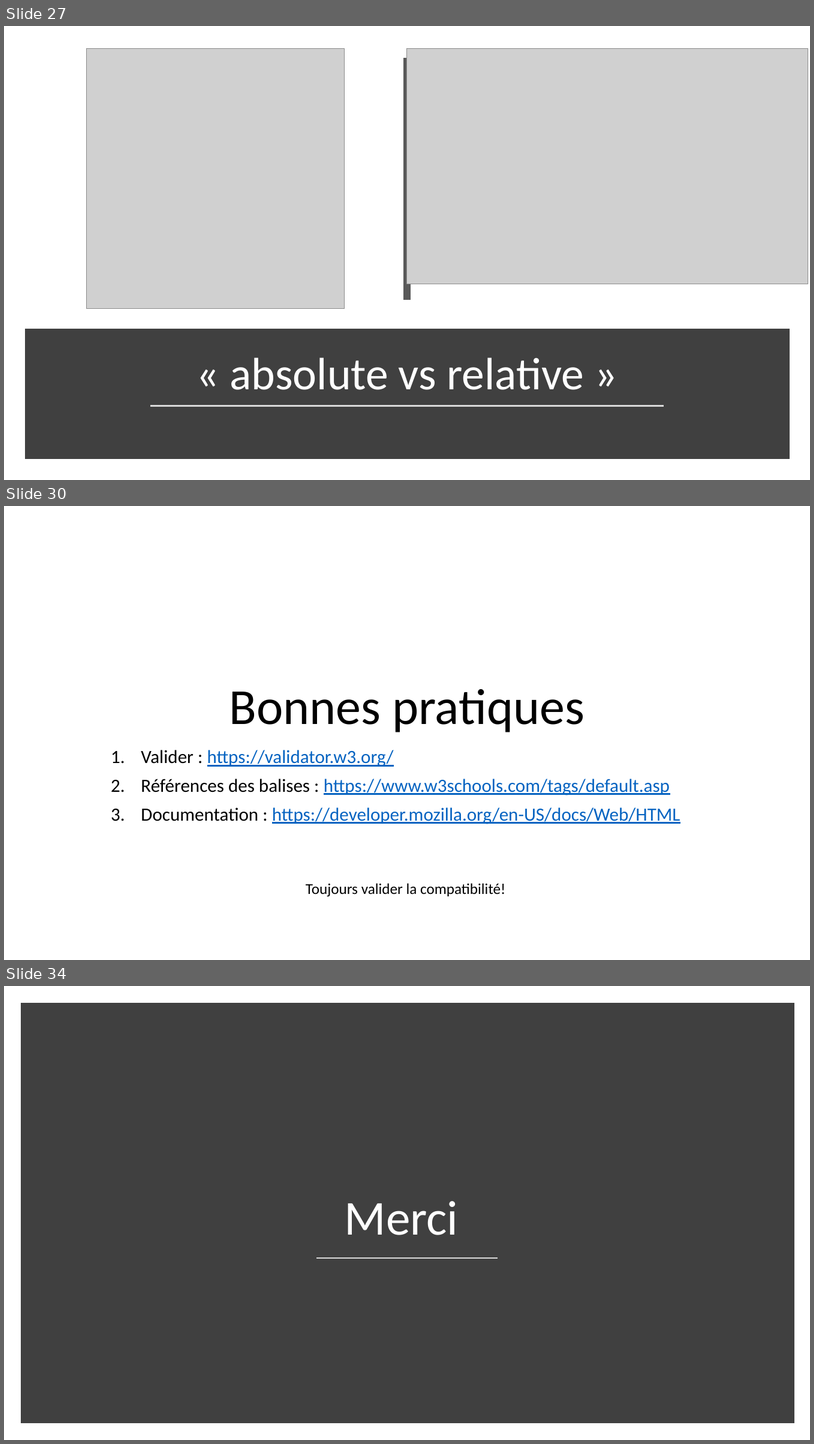
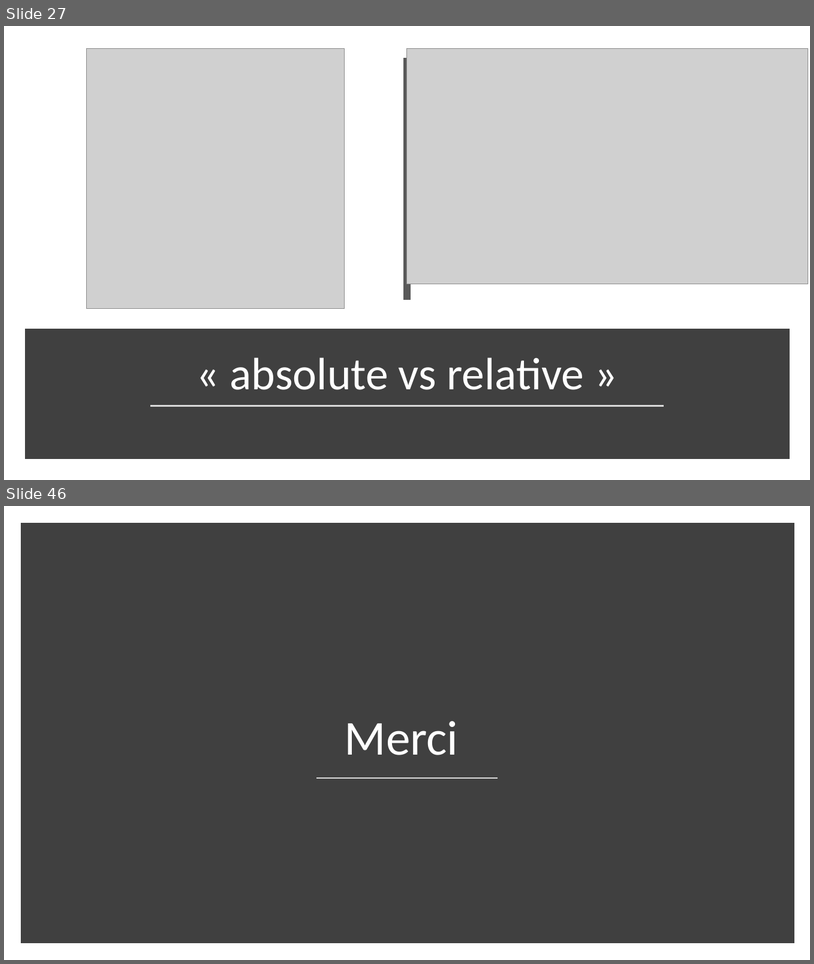
Before and after one commit to fragmatyc/SAAQ, a slide deck: CSS/1. Présentation/Cours CSS - v1.0.pptx. Shown one above the other, each under a label of ours: slides 27, 30 and 34 before the commit, slides 27 and 46 after it; the slides between them are not shown. The pictures are 814x1444 and 814x964 pixels, drawn with LibreOffice and Linux fonts; fonts in the diff are those of the drawing; grey boxes stand for pictures. Boxes give left, top, right and bottom in pixels: in the first picture for what was removed or moved away, otherwise in the second. Text is boxed around its words. In the diff, an @@ line names an element or a change of style, - is before the commit and + after.

```diff
--- a/CSS/1. Présentation/Cours CSS - v1.0.pptx
+++ b/CSS/1. Présentation/Cours CSS - v1.0.pptx
@@ slide 30 removed at [4,506,810,960], background #FFFFFF @@
@@ title removed at [230,689,585,732] @@
-Bonnes pratiques
@@ subtitle removed at [141,750,681,824] @@
-1. Valider : https://validator.w3.org/
-2. Références des balises : https://www.w3schools.com/tags/default.asp
-3. Documentation : https://developer.mozilla.org/en-US/docs/Web/HTML
@@ text removed at [306,883,506,897] @@
-Toujours valider la compatibilité!
@@ what was slide 34 is now slide 46 @@
```
Also in this commit, not shown: 4 slides changed, 16 slides added, 3 other slides removed, 6 other files.
